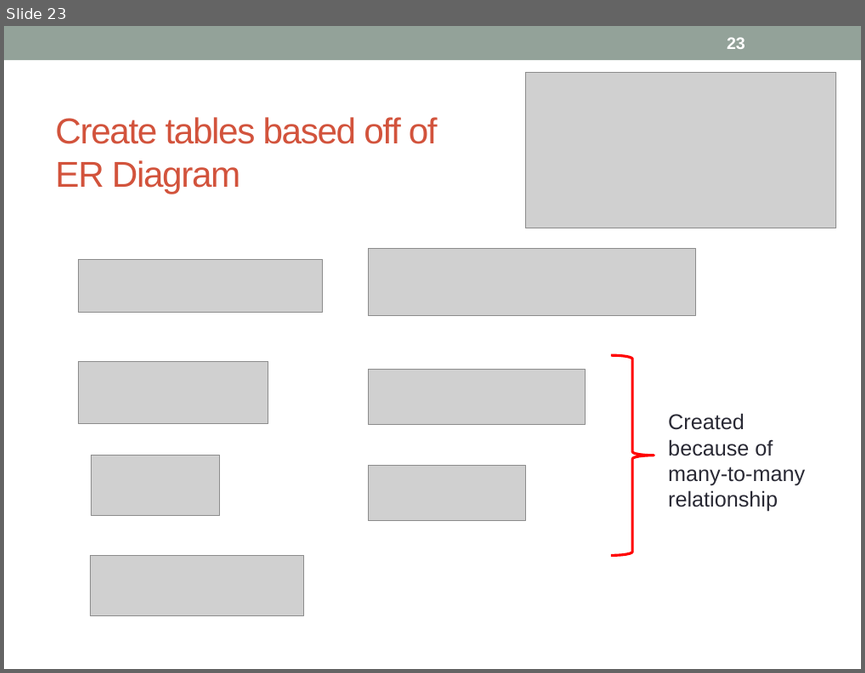
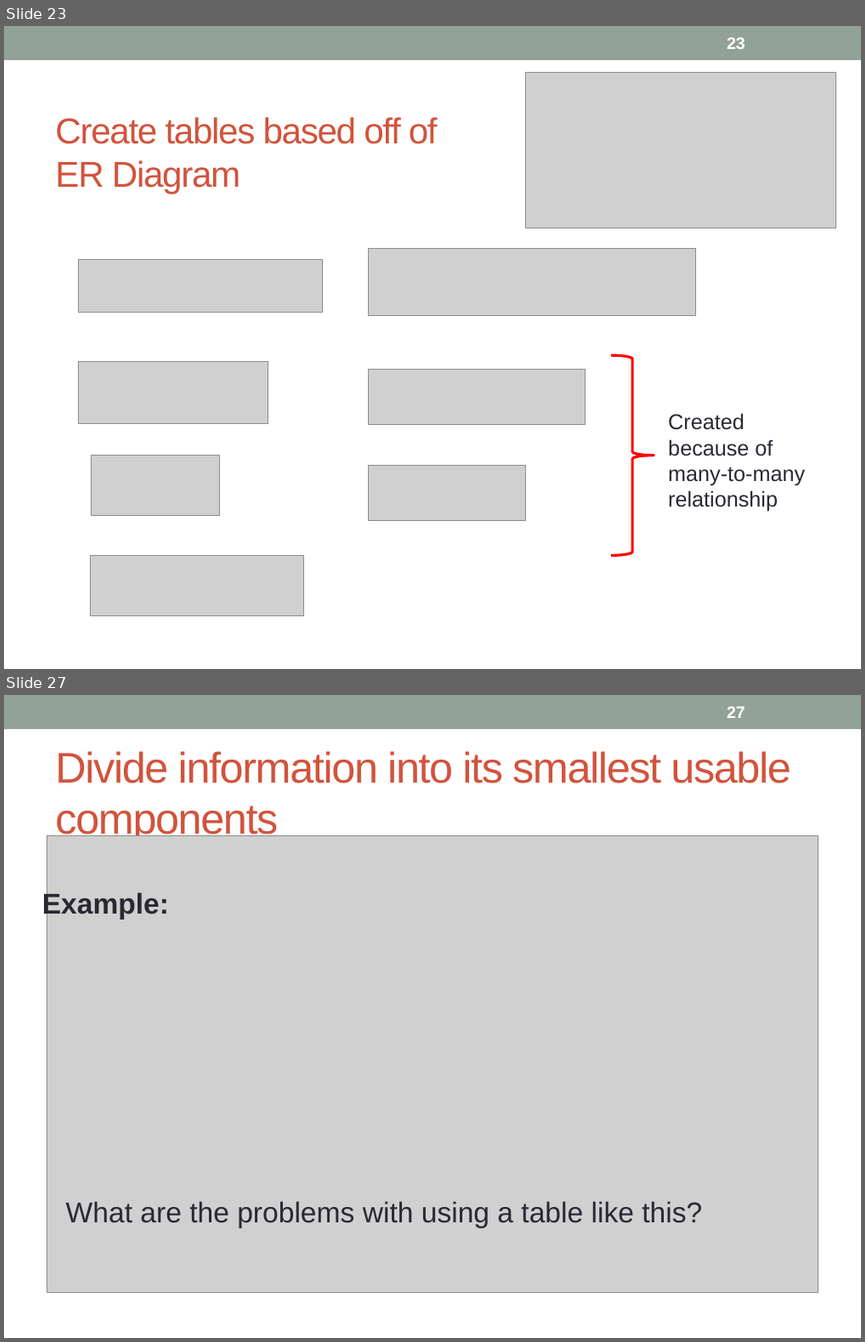
Before and after one commit to prof-frommer/info_sys_course, a slide deck: LEC/lec09-databases-access-cont/Databases & Access (continued).pptx. Shown one above the other, each under a label of ours: slide 23 before the commit, slides 23 and 27 after it; the slides between them are not shown. The pictures are 865x673 and 865x1342 pixels, drawn with LibreOffice and Linux fonts; fonts in the diff are those of the drawing; grey boxes stand for pictures. Boxes give left, top, right and bottom in pixels: in the first picture for what was removed or moved away, otherwise in the second. Text is boxed around its words. In the diff, an @@ line names an element or a change of style, - is before the commit and + after.

```diff
--- a/LEC/lec09-databases-access-cont/Databases & Access (continued).pptx
+++ b/LEC/lec09-databases-access-cont/Databases & Access (continued).pptx
@@ slide 27 added at (x1=4, y1=695, x2=861, y2=1338), background #FFFFFF; not listed: 1 template element that a slide beside it also shows @@
@@ page number added at (x1=726, y1=706, x2=745, y2=718), 14 pt, text #FFFFFF, bold @@
+27
@@ title added at (x1=55, y1=751, x2=790, y2=842), 36 pt, text #D2533C @@
+Divide information into its smallest usable components
@@ picture added at (x1=46, y1=835, x2=818, y2=1293) @@
@@ text added at (x1=42, y1=891, x2=702, y2=1228), 24 pt, text #292934 @@
+Example:
+What are the problems with using a table like this?
```
Also in this commit, not shown: 2 slides changed, 3 other slides added, 8 other files.
